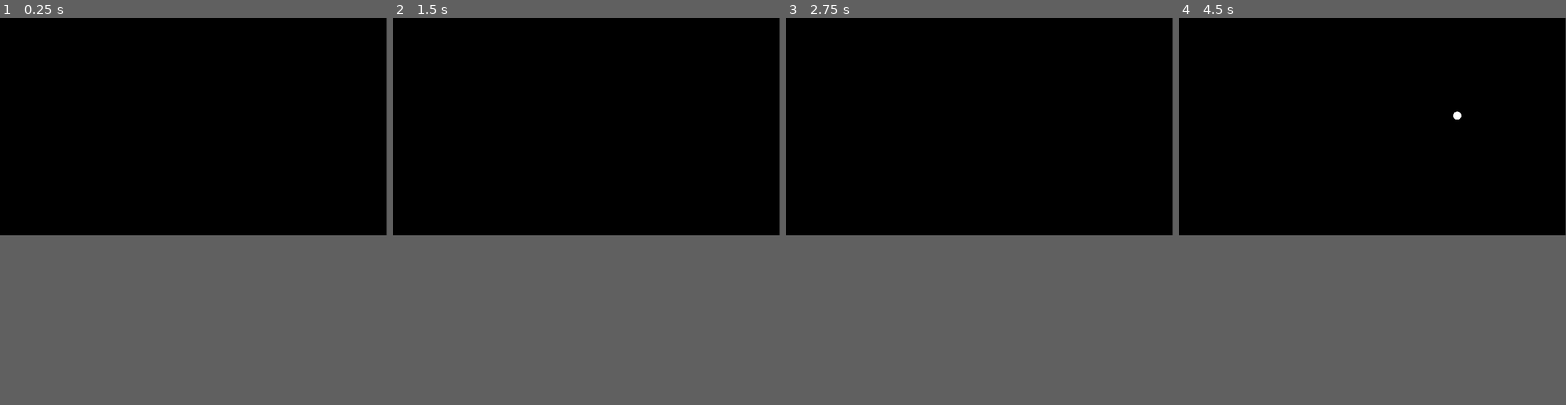
Above: before the commit, frames 1-4 (left to right).
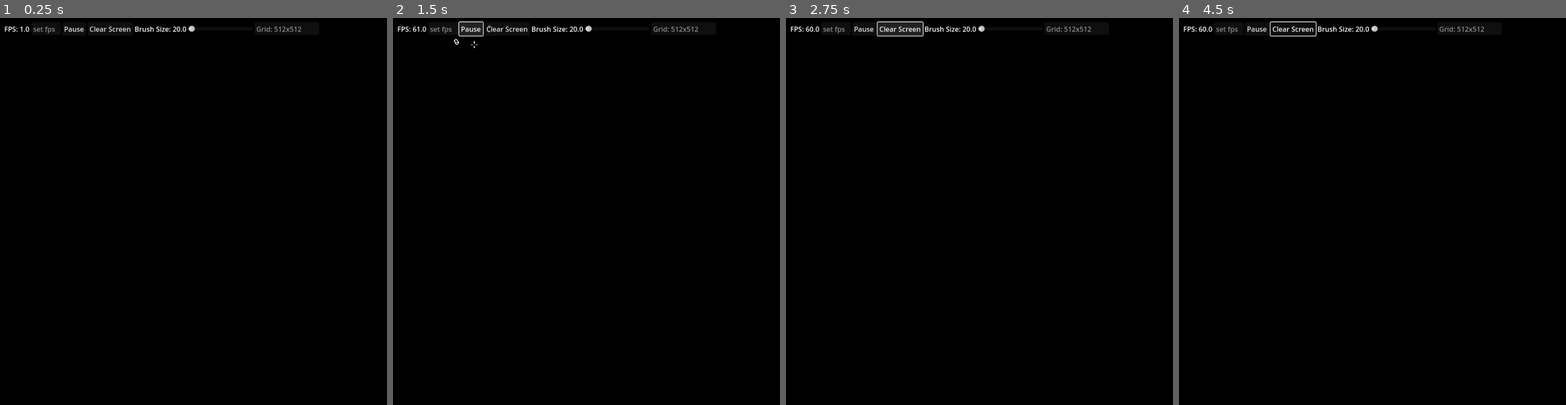
Above: after the commit, the same moments.

Repository: Troy-Story-Games/game-of-life-shader
Game: Godot game, scene res://main.tscn
Two runs of this game, one before a commit and one after it. Both use one fixed random seed, a clock stepped at 60 frames per second and the inputs below.
Inputs (mouse positions are in pixels of both pictures, inside the frame that each line leads up to):
- Up to frame 1 (0.25 s): no input
- Up to frame 2 (1.5 s): click (466, 25) at 0.5 s, where only the run after the commit has a clickable "Pause"; click (474, 25) at 1.25 s, where only the run after the commit has a clickable "Resume"
- Up to frame 3 (2.75 s): click (898, 25) at 2 s, where only the run after the commit has a clickable "Clear Screen"
- Up to frame 4 (4.5 s): click (1291, 25) at 2.75 s, where only the run after the commit has a clickable "Clear Screen"; click (1291, 25) at 3.5 s, where only the run after the commit has a clickable "Clear Screen"; tap Enter at 4.25 s; move the mouse to (1457, 114) at 4.27 s; click (1457, 114) at 4.42 s
In our replay, the window is 799x449 before the commit and 800x800 after it. These sizes can differ from the game's own. Grey fills any space a smaller window leaves; there, only what the larger window draws over its background counts as a difference.

The runs differ from the first frame. In frame 1, 0.5% of the frame differs, in the area x 1-78%, y 2-4%; in frame 2, 0.7%; in frame 3, 0.9%, in the area x 1-79%, y 0-5%; in frame 4, 0.6%.

Commit message:
Make changes to the simulation live

Diff:
--- a/game_of_life.gdshader
+++ b/game_of_life.gdshader
@@ -4,19 +4,26 @@
  * The goal of this shader was to implement Conway's Game of Life with no loops of any kind and
  * to keep it as simple as possible.
  *
- * In the spirit of simplicity, this works purely with black and white. No shades, no alpha. A
- * live pixel is solid white and a dead pixel is solid black. Anything in-between won't register.
+ * To use this shader, refer to the viewport_technique.tscn in this folder. You need to create 2 viewports
+ * each with a child sprite and they each need to have the other as their texture as a viewport texture.
  */
 shader_type canvas_item;
 
 /*
- * These uniforms need to be controlled from GDScript. A simple _input() override
- * that gets MouseInputEvents and updates these uniforms with mouse position, and
- * whether the mouse is clicked or not will work.
+ * Set mouse_pressed and mouse_position from an _input callback in gdscript
+ * to draw on the shader.
  */
 uniform bool mouse_pressed = false;
 uniform vec2 mouse_position = vec2(0.0, 0.0);
+
+// This determines the brush diameter
 uniform float brush_width: hint_range(1.0, 1000.0, 0.1) = 10.0;
+
+// Pause the shader when true
+uniform bool paused = false;
+
+// Clear the shader when true (all pixels black)
+uniform bool clear = false;
 
 vec4 get_neighbor(sampler2D sample_texture, vec2 uv, vec2 uv_offset, vec2 pixel_size) {
     // Get the neighbor pixel at the provided offset from our current position
@@ -25,9 +32,17 @@
     return ret;
 }
 
+bool is_alive(vec4 col) {
+    // Is this color "alive"
+    float val = max(col.r, max(col.g, col.b));
+    if (val > 0.0) {
+        return true;
+    }
+    return false;
+}
+
 int is_neighbor_alive(vec4 neighbor) {
-    // If our neighbor is alive (solid white pixel) then return 1 otherwise 0.
-    if (neighbor.rgb == vec3(1.0)) {
+    if (is_alive(neighbor)) {
         return 1;
     }
     return 0;
@@ -58,13 +73,19 @@
 
     vec2 distance_to_mouse = (UV / TEXTURE_PIXEL_SIZE) - mouse_position;
 
-    if (mouse_pressed && length(distance_to_mouse) < brush_width) {
-        COLOR = vec4(1.0);
+    if (clear) {
+        COLOR = vec4(vec3(0.0), 1.0);
+    } else if ((mouse_pressed && length(distance_to_mouse) < brush_width) || paused) {
+        if (mouse_pressed && length(distance_to_mouse) < brush_width) {
+            COLOR = vec4(1.0);
+        } else {
+            COLOR = COLOR;
+        }
     } else {
         //
         // Now we implement the rules
         //
-        if (COLOR.rgb == vec3(1.0) && (neighbors == 2 || neighbors == 3)) {
+        if (is_alive(COLOR) && (neighbors == 2 || neighbors == 3)) {
             // 1. If we are alive and we have 2 or 3 living neighbors we stay alive
             COLOR = COLOR;
         } else if (neighbors == 3) {
--- a/game_of_life.tres
+++ b/game_of_life.tres
@@ -1,8 +1,11 @@
-[gd_resource type="ShaderMaterial" load_steps=2 format=3 uid="uid://684sqw418noh"]
+[gd_resource type="ShaderMaterial" load_steps=2 format=3 uid="uid://dnn7wutq0sv6p"]
 
-[ext_resource type="Shader" uid="uid://cxd5dhjix82hm" path="res://game_of_life.gdshader" id="1_jh8nk"]
+[ext_resource type="Shader" uid="uid://djo8jofhe1gra" path="res://game_of_life.gdshader" id="1_jh8nk"]
 
 [resource]
 shader = ExtResource("1_jh8nk")
 shader_parameter/mouse_pressed = false
 shader_parameter/mouse_position = Vector2(0, 0)
+shader_parameter/brush_width = 10.0
+shader_parameter/paused = false
+shader_parameter/clear = false
--- /dev/null
+++ b/hud.gd
@@ -0,0 +1,50 @@
+extends CanvasLayer
+class_name HUD
+
+signal paused()
+signal cleared()
+signal brush_size_changed(value: float)
+signal fps_changed(value: int)
+signal grid_changed(value: Vector2i)
+
+var is_paused: bool = false
+
+@onready var brush_size_label: Label = $HUDContainer/MarginContainer/TopPanel/BrushSizeLabel
+@onready var fps_label: Label = $HUDContainer/MarginContainer/TopPanel/FPSLabel
+@onready var pause_button: Button = $HUDContainer/MarginContainer/TopPanel/PauseButton
+@onready var fps_line_edit: LineEdit = $HUDContainer/MarginContainer/TopPanel/FPSLineEdit
+@onready var grid_line_edit: LineEdit = $HUDContainer/MarginContainer/TopPanel/GridLineEdit
+
+func _ready() -> void:
+    var parent = get_parent() as Main
+    brush_size_label.text = "Brush Size: " + str(parent.brush_width)
+    grid_line_edit.placeholder_text = "Grid: " + str(parent.grid_size.x) + "x" + str(parent.grid_size.y)
+
+func _process(_delta: float) -> void:
+    fps_label.text = "FPS: " + str(Engine.get_frames_per_second())
+
+func _on_pause_button_pressed() -> void:
+    is_paused = !is_paused
+    if is_paused:
+        pause_button.text = "Resume"
+    else:
+        pause_button.text = "Pause"
+    paused.emit()
+
+func _on_clear_button_pressed() -> void:
+    cleared.emit()
+
+func _on_brush_size_value_changed(value: float) -> void:
+    brush_size_label.text = "Brush Size: " + str(value)
+    brush_size_changed.emit(value)
+
+func _on_fps_line_edit_text_submitted(new_text: String) -> void:
+    fps_changed.emit(new_text.to_int())
+    fps_line_edit.text = ""
+    fps_line_edit.placeholder_text = "set fps"
+
+func _on_grid_line_edit_text_submitted(new_text: String) -> void:
+    var xy = new_text.split("x", false, 2)
+    grid_changed.emit(Vector2i(xy[0].to_int(), xy[1].to_int()))
+    grid_line_edit.text = ""
+    grid_line_edit.placeholder_text = "Grid: " + new_text
--- /dev/null
+++ b/hud.tscn
@@ -0,0 +1,65 @@
+[gd_scene load_steps=2 format=3 uid="uid://dxjsn2msixswj"]
+
+[ext_resource type="Script" uid="uid://buox7mxvkfgwt" path="res://hud.gd" id="1_37p78"]
+
+[node name="HUD" type="CanvasLayer"]
+script = ExtResource("1_37p78")
+
+[node name="HUDContainer" type="VBoxContainer" parent="."]
+anchors_preset = 15
+anchor_right = 1.0
+anchor_bottom = 1.0
+grow_horizontal = 2
+grow_vertical = 2
+
+[node name="MarginContainer" type="MarginContainer" parent="HUDContainer"]
+layout_mode = 2
+theme_override_constants/margin_left = 10
+theme_override_constants/margin_top = 10
+theme_override_constants/margin_right = 10
+theme_override_constants/margin_bottom = 10
+
+[node name="TopPanel" type="HBoxContainer" parent="HUDContainer/MarginContainer"]
+layout_mode = 2
+
+[node name="FPSLabel" type="Label" parent="HUDContainer/MarginContainer/TopPanel"]
+layout_mode = 2
+text = "FPS: 9999"
+
+[node name="FPSLineEdit" type="LineEdit" parent="HUDContainer/MarginContainer/TopPanel"]
+layout_mode = 2
+placeholder_text = "set fps"
+
+[node name="PauseButton" type="Button" parent="HUDContainer/MarginContainer/TopPanel"]
+layout_mode = 2
+text = "Pause"
+
+[node name="ClearButton" type="Button" parent="HUDContainer/MarginContainer/TopPanel"]
+layout_mode = 2
+text = "Clear Screen"
+
+[node name="BrushSizeLabel" type="Label" parent="HUDContainer/MarginContainer/TopPanel"]
+layout_mode = 2
+text = "Brush Size: 20.0"
+
+[node name="BrushSize" type="HSlider" parent="HUDContainer/MarginContainer/TopPanel"]
+custom_minimum_size = Vector2(150, 0)
+layout_mode = 2
+size_flags_vertical = 4
+min_value = 1.0
+value = 1.0
+
+[node name="GridLineEdit" type="LineEdit" parent="HUDContainer/MarginContainer/TopPanel"]
+custom_minimum_size = Vector2(150, 0)
+layout_mode = 2
+placeholder_text = "grid: 900x900"
+
+[node name="Control" type="Control" parent="HUDContainer"]
+layout_mode = 2
+size_flags_vertical = 3
+
+[connection signal="text_submitted" from="HUDContainer/MarginContainer/TopPanel/FPSLineEdit" to="." method="_on_fps_line_edit_text_submitted"]
+[connection signal="pressed" from="HUDContainer/MarginContainer/TopPanel/PauseButton" to="." method="_on_pause_button_pressed"]
+[connection signal="pressed" from="HUDContainer/MarginContainer/TopPanel/ClearButton" to="." method="_on_clear_button_pressed"]
+[connection signal="value_changed" from="HUDContainer/MarginContainer/TopPanel/BrushSize" to="." method="_on_brush_size_value_changed"]
+[connection signal="text_submitted" from="HUDContainer/MarginContainer/TopPanel/GridLineEdit" to="." method="_on_grid_line_edit_text_submitted"]
--- a/main.gd
+++ b/main.gd
@@ -7,28 +7,50 @@
 @export var simulation_speed: int = 90
 
 ## Set the simulation grid size
-@export var grid_size: Vector2i = Vector2i(1920, 1080)
+@export var grid_size: Vector2i = Vector2i(512, 512)
 
 ## The brush size when drawing on the screen
 @export var brush_width: float = 20.0
+
+var paused: bool = false
 
 @onready var current_gen_game_board: Sprite2D = $CurrentGeneration/GameBoard
 @onready var next_gen_game_board: Sprite2D = $NextGeneration/GameBoard
 @onready var current_generation: SubViewport = $CurrentGeneration
 @onready var next_generation: SubViewport = $NextGeneration
-
+@onready var hud: HUD = $CanvasLayer
 
 func _ready() -> void:
+    # Make sure things are okay
+    var screen_size = get_viewport().size
+    assert(grid_size.x <= screen_size.x && grid_size.y <= screen_size.y,
+        "grid_size cannot exceed resolution. Adjust project settings to increase resolution or decrease the grid size.")
+
     Engine.max_fps = simulation_speed
     current_gen_game_board.material.set_shader_parameter("brush_width", brush_width)
 
-    current_generation.size = grid_size
-    next_generation.size = grid_size
+    set_grid_size(grid_size)
 
-    current_gen_game_board.offset = grid_size / 2
-    next_gen_game_board.offset = grid_size / 2
+func set_grid_size(sz: Vector2i) -> void:
+    current_generation.size = sz
+    next_generation.size = sz
 
-    print(current_gen_game_board.offset)
+    # We need this b/c sprites are positioned by their texture center, we need top left corner
+    # so that pixel coordinates in the sprite match the viewport, texture rect, and screen coordinates
+    current_gen_game_board.offset = sz / 2
+    next_gen_game_board.offset = sz / 2
+
+func clear_canvas() -> void:
+    current_gen_game_board.material.set_shader_parameter("clear", true)
+    next_gen_game_board.material.set_shader_parameter("clear", true)
+
+    await get_tree().create_timer(0.5).timeout
+
+    current_gen_game_board.material.set_shader_parameter("clear", false)
+    next_gen_game_board.material.set_shader_parameter("clear", false)
+
+func _on_canvas_layer_brush_size_changed(value: float) -> void:
+    current_gen_game_board.material.set_shader_parameter("brush_width", value)
 
 func _input(event: InputEvent):
     if not event is InputEventMouse:
@@ -46,6 +68,21 @@
         var screen_size = get_viewport().size
         var x = remap(event.position.x, 0, screen_size.x, 0, tex_size.x)
         var y = remap(event.position.y, 0, screen_size.y, 0, tex_size.y)
-        var tex_mouse_position = Vector2i(x, y)
+        var tex_mouse_position = Vector2(x, y)
 
         current_gen_game_board.material.set_shader_parameter("mouse_position", tex_mouse_position)
+
+func _on_canvas_layer_paused() -> void:
+    paused = !paused
+    current_gen_game_board.material.set_shader_parameter("paused", paused)
+    next_gen_game_board.material.set_shader_parameter("paused", paused)
+
+func _on_canvas_layer_cleared() -> void:
+    clear_canvas()
+
+func _on_hud_fps_changed(value: int) -> void:
+    Engine.max_fps = value
+
+func _on_hud_grid_changed(value: Vector2i) -> void:
+    set_grid_size(value)
+    clear_canvas()
--- a/main.tscn
+++ b/main.tscn
@@ -1,7 +1,8 @@
-[gd_scene load_steps=6 format=3 uid="uid://dxpvrausrnlre"]
+[gd_scene load_steps=7 format=3 uid="uid://dxpvrausrnlre"]
 
 [ext_resource type="Script" uid="uid://cv2dm8rv8qajg" path="res://main.gd" id="1_h2yge"]
-[ext_resource type="Material" uid="uid://684sqw418noh" path="res://game_of_life.tres" id="2_0xm2m"]
+[ext_resource type="Material" uid="uid://dnn7wutq0sv6p" path="res://game_of_life.tres" id="2_0xm2m"]
+[ext_resource type="PackedScene" uid="uid://dxjsn2msixswj" path="res://hud.tscn" id="2_h2yge"]
 
 [sub_resource type="ViewportTexture" id="ViewportTexture_1bvp3"]
 viewport_path = NodePath("NextGeneration")
@@ -15,25 +16,23 @@
 [node name="Main" type="Node"]
 script = ExtResource("1_h2yge")
 
+[node name="HUD" parent="." instance=ExtResource("2_h2yge")]
+
 [node name="CurrentGeneration" type="SubViewport" parent="."]
-size = Vector2i(256, 256)
 render_target_clear_mode = 2
 render_target_update_mode = 4
 
 [node name="GameBoard" type="Sprite2D" parent="CurrentGeneration"]
 material = ExtResource("2_0xm2m")
 texture = SubResource("ViewportTexture_1bvp3")
-offset = Vector2(128, 128)
 
 [node name="NextGeneration" type="SubViewport" parent="."]
-size = Vector2i(256, 256)
 render_target_clear_mode = 2
 render_target_update_mode = 4
 
 [node name="GameBoard" type="Sprite2D" parent="NextGeneration"]
 material = ExtResource("2_0xm2m")
 texture = SubResource("ViewportTexture_lquwl")
-offset = Vector2(128, 128)
 
 [node name="FinalDisplay" type="TextureRect" parent="."]
 anchors_preset = 15
@@ -42,3 +41,9 @@
 grow_horizontal = 2
 grow_vertical = 2
 texture = SubResource("ViewportTexture_0xm2m")
+
+[connection signal="brush_size_changed" from="HUD" to="." method="_on_canvas_layer_brush_size_changed"]
+[connection signal="cleared" from="HUD" to="." method="_on_canvas_layer_cleared"]
+[connection signal="fps_changed" from="HUD" to="." method="_on_hud_fps_changed"]
+[connection signal="grid_changed" from="HUD" to="." method="_on_hud_grid_changed"]
+[connection signal="paused" from="HUD" to="." method="_on_canvas_layer_paused"]
--- a/project.godot
+++ b/project.godot
@@ -14,14 +14,10 @@
 run/main_scene="uid://dxpvrausrnlre"
 config/features=PackedStringArray("4.4", "Forward Plus")
 
-[debug]
-
-settings/stdout/print_fps=true
-
 [display]
 
-window/size/viewport_width=1920
-window/size/viewport_height=1080
+window/size/viewport_width=900
+window/size/viewport_height=900
 window/vsync/vsync_mode=0
 
 [rendering]
Not shown, changed: game_of_life.gdshader.uid
Not shown, added: hud.gd.uid
Not shown, changed: README.md
